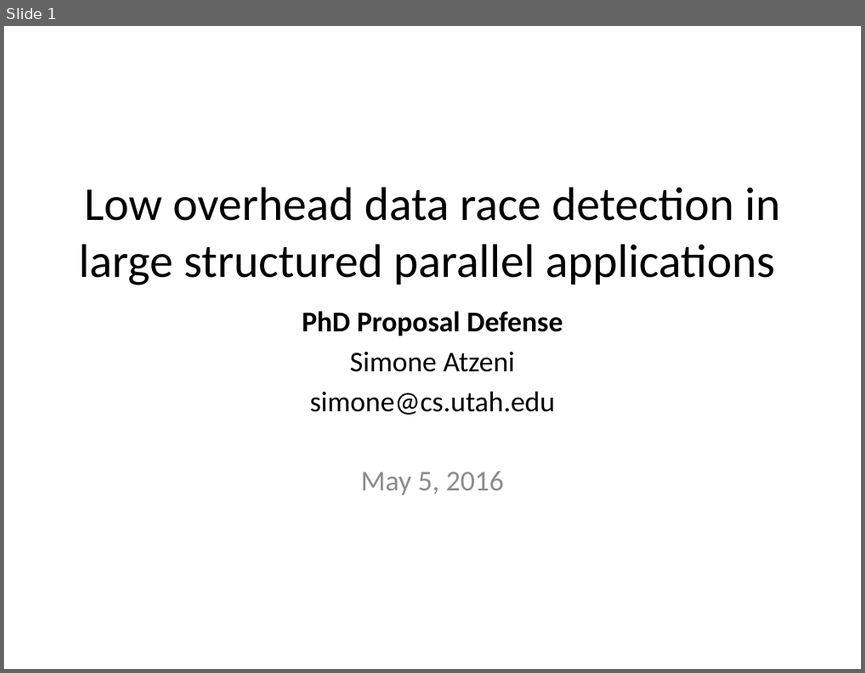
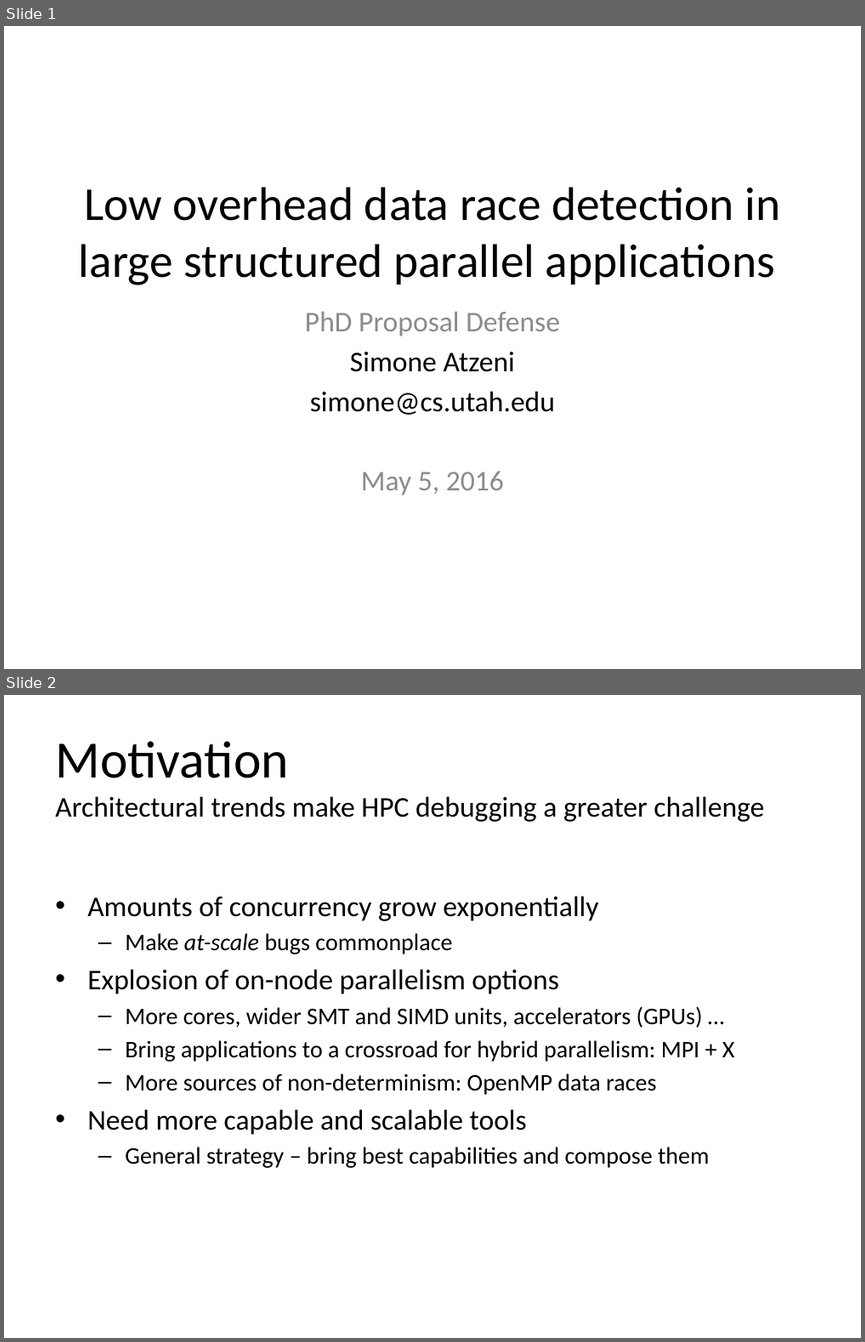
Before and after one commit to simoatze/oral_qualifier, a slide deck: presentation/presentation.pptx. Shown one above the other, each under a label of ours: slide 1 before the commit, slides 1 and 2 after it. The pictures are 865x673 and 865x1342 pixels, drawn with LibreOffice and Linux fonts; fonts in the diff are those of the drawing. Boxes give left, top, right and bottom in pixels: in the first picture for what was removed or moved away, otherwise in the second. Text is boxed around its words. In the diff, an @@ line names an element or a change of style, - is before the commit and + after.

```diff
--- a/presentation/presentation.pptx
+++ b/presentation/presentation.pptx
@@ slide 2 added at box(4, 695, 861, 1338), background #FFFFFF @@
@@ title added at box(55, 741, 764, 822), 24 pt, text #000000 @@
+Motivation
+Architectural trends make HPC debugging a greater challenge
@@ text added at box(87, 896, 735, 1168), 20 pt, text #000000 @@
+• Amounts of concurrency grow exponentially
+  – Make at-scale bugs commonplace
+• Explosion of on-node parallelism options
+  – More cores, wider SMT and SIMD units, accelerators (GPUs) …
+  – Bring applications to a crossroad for hybrid parallelism: MPI + X
+  – More sources of non-determinism: OpenMP data races
+• Need more capable and scalable tools
+  – General strategy – bring best capabilities and compose them
@@ slide 1 changed as well @@
@@ subtitle at box(305, 311, 560, 336): text colour #000000 to #8C8C8C, bold off in "PhD Proposal Defense" @@
```
Also in this commit, not shown: 3 other slides added, 1 slide removed, 2 other files.
